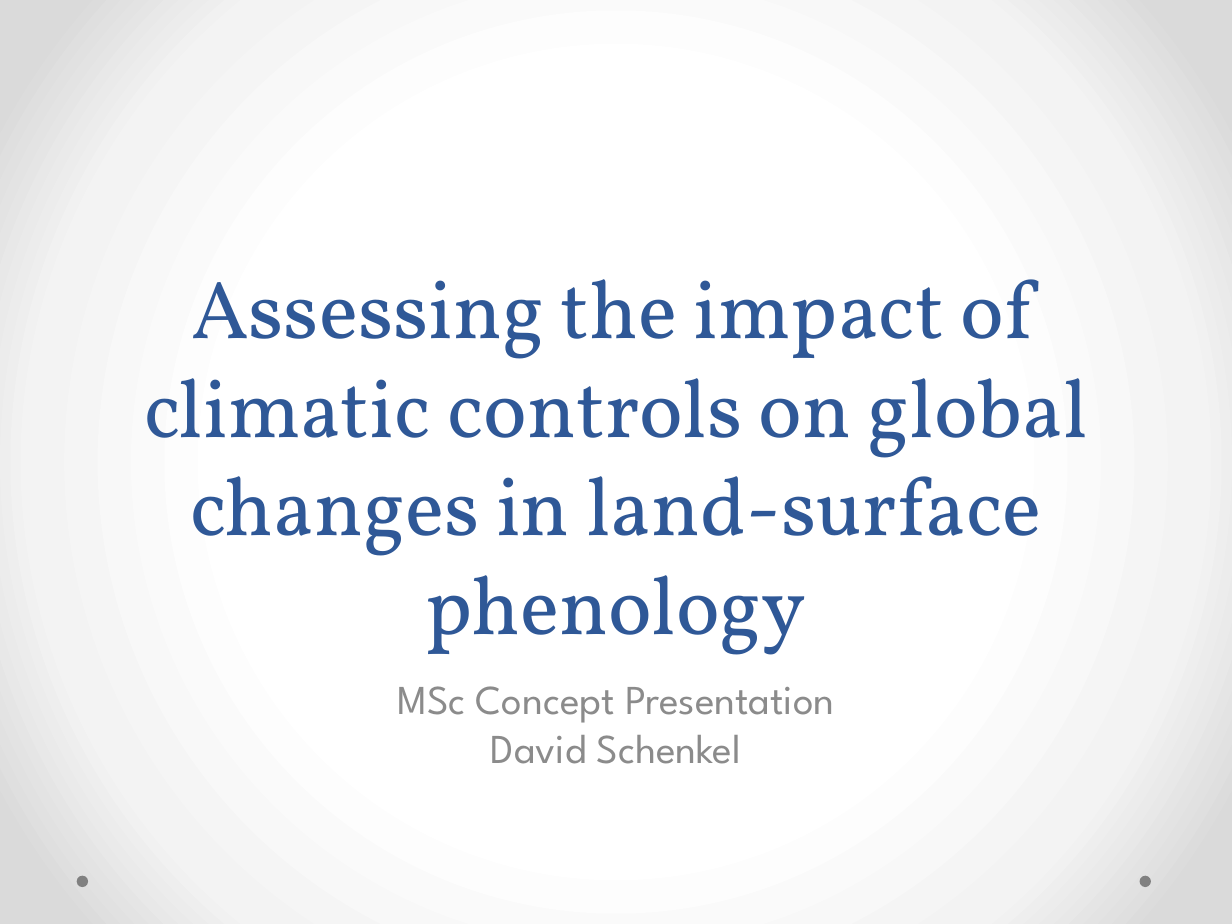
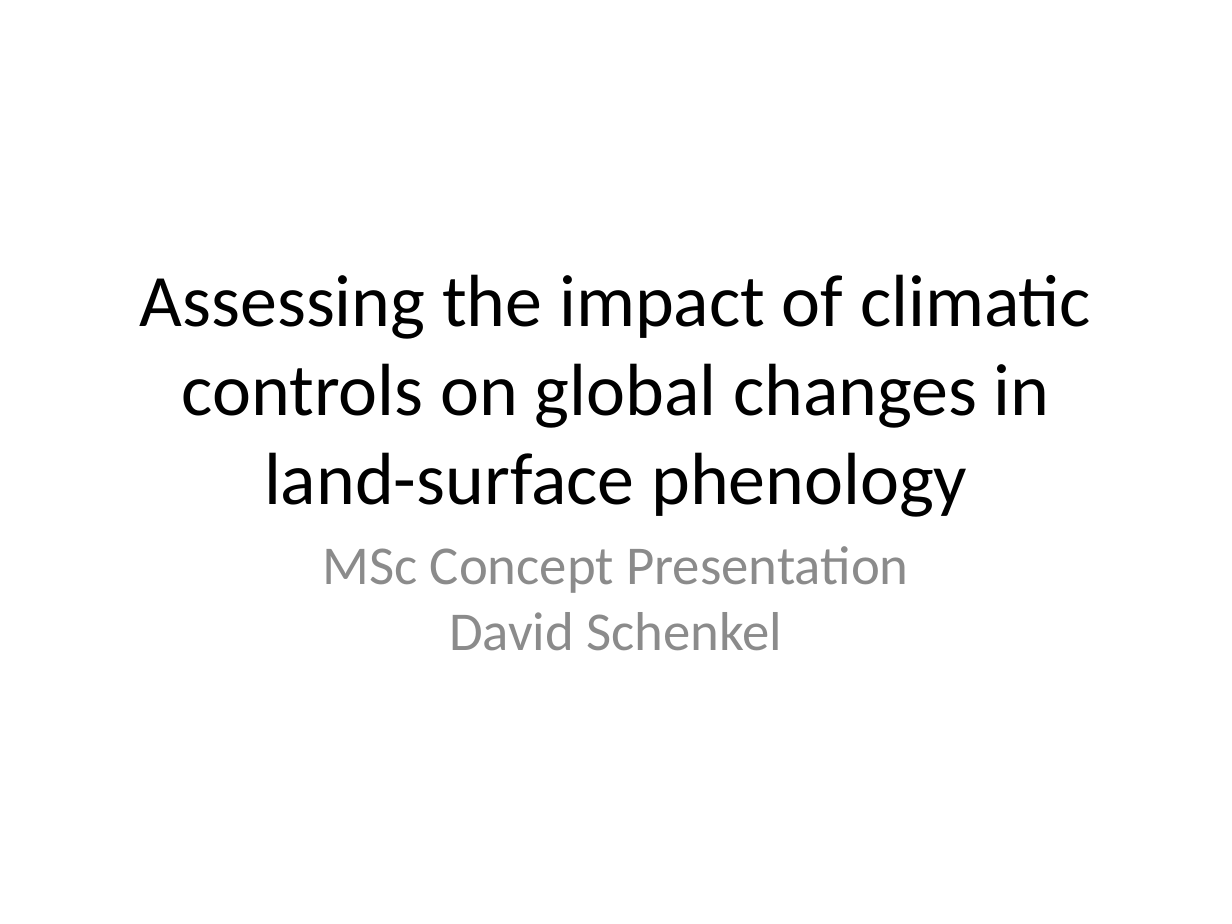
Before and after one commit to dschenkel/geo511, a slide deck: slide 1 of concept_presentation.pptx. Drawn at 1232x924 pixels with LibreOffice and Linux fonts; fonts in the diff are those of the drawing. Boxes give left, top, right and bottom in pixels: in the first picture for what was removed or moved away, otherwise in the second. Text is boxed around its words. In the diff, an @@ line names an element or a change of style, - is before the commit and + after.

```diff
--- a/concept_presentation.pptx
+++ b/concept_presentation.pptx
@@ background gradient #FFFFFF to #F4F4F4 to #DADADA to #FFFFFF @@
@@ title "Assessing the impact of climatic ..." at bbox=[140, 274, 1091, 517]: size 48 to 43.2 pt, font Vollkorn to Calibri, text colour #2F5897 to #000000; vertical alignment bottom to middle @@
@@ subtitle "MSc Concept Presentation David Schenkel": place and size @@
-subtitle "MSc Concept Presentation David Schenkel" at bbox=[397, 686, 834, 764]
+subtitle "MSc Concept Presentation David Schenkel" at bbox=[322, 546, 908, 651]
@@ subtitle "MSc Concept Presentation David Schenkel" at bbox=[322, 546, 908, 651]: size 24 to 32 pt, font League Spartan to Calibri; more space between paragraphs @@
@@ ellipse removed at bbox=[76, 876, 87, 887] @@
@@ ellipse removed at bbox=[1140, 876, 1151, 887] @@
```
Also in this commit, not shown: 19 slides added, 1 other file.
